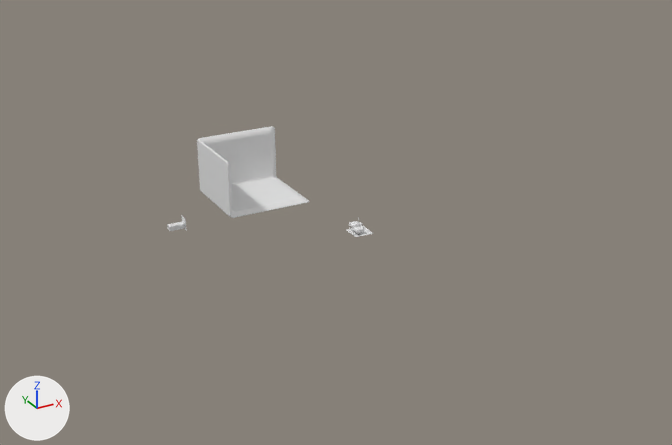
One commit to the Blender file Altynay/projbuild.blend: the scene before it, then after it.
Camera for both pictures: a 50 mm camera at (-334.0, -570.0, 297.0) aimed at (-38.0, -32.0, 28.0). Lighting does not change. The marker at lower left points along +X, +Y and +Z.
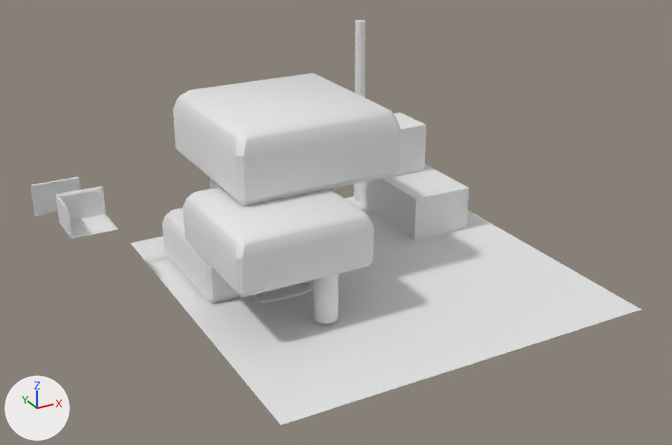
Location of each change, (x1, y1, x2, y2) in pixels of the pictures (672 x 445 px):
'Plane', moved, rescaled (1796% wider, 2200% taller): before (346, 228, 372, 237); after (131, 196, 642, 425)
'Plane.004', moved, rescaled (1800% wider, 1575% taller): before (349, 221, 360, 228); after (173, 73, 400, 206)
'Plane.003', moved, rescaled: before (352, 226, 364, 233); after (183, 187, 374, 298)
'Cube', moved, rescaled (44% narrower, 42% shorter): before (197, 126, 309, 218); after (56, 186, 118, 239)
'Cube.004', moved, rescaled (not visible before): after (357, 164, 469, 240)
'Plane.002', moved, rescaled: before (349, 228, 356, 233); after (162, 208, 240, 303)
'Cube.005', rescaled (not visible before): after (386, 112, 426, 178)
'Circle.001', rescaled (not visible before): after (313, 274, 338, 324)
'Cube.001', moved (not visible before): after (30, 177, 80, 216)
'Cylinder', rescaled (not visible before): after (354, 20, 366, 200)
'Plane.006', rescaled (not visible before): after (256, 283, 313, 303)
'esyk1', rescaled (not visible before): after (252, 281, 309, 299)

What changed in the scene script:
```text
Change ob_cube:
    ob_cube.location: (-92.5, 0.5, 65.3) -> (-194.2, 66.2, 30.7)
    ob_cube.scale: (1.17, 1.17, 1.17) -> (0.672, 0.672, 0.672)
Change ob_cube_001:
    ob_cube_001.location: (-86.3, -64.2, 63.8) -> (-198.6, 40.4, 18.6)
Change ob_plane:
    ob_plane.location: (0.0, 0.0, 0.0) -> (-6.9, -24.5, -24.2)
    ob_plane.scale: (7.88, 7.88, 7.88) -> (141.0, 141.0, 141.0)
Change ob_plane_002:
    ob_plane_002.location: (-2.7, 2.8, -0.6) -> (-82.4, 34.8, -24.2)
    ob_plane_002.scale: (3.35, 3.35, 4.46) -> (49.1, 49.1, 65.4)
Change ob_plane_003:
    ob_plane_003.location: (-2.7, -2.5, 2.0) -> (-86.2, -32.9, 14.2)
    ob_plane_003.scale: (3.35, 3.35, 4.46) -> (50.2, 50.2, 66.9)
Change ob_plane_004:
    ob_plane_004.location: (-2.7, 2.9, 4.2) -> (-49.6, 28.6, 54.8)
    ob_plane_004.scale: (3.35, 3.35, 4.46) -> (63.9, 63.9, 85.1)
Change ob_circle_001:
    ob_circle_001.scale: (0.45, 0.45, 0.45) -> (8.59, 8.59, 8.59)
Change ob_esyk1:
    ob_esyk1.scale: (1.0, 1.0, 1.0) -> (19.1, 19.1, 19.1)
Change ob_plane_006:
    ob_plane_006.scale: (1.14, 0.31, 1.15) -> (21.7, 5.91, 21.9)
Change ob_cube_004:
    ob_cube_004.location: (4.3, 4.4, 1.0) -> (84.2, 56.7, -6.8)
    ob_cube_004.scale: (1.37, -2.48, 1.0) -> (26.2, -47.3, 19.1)
Change ob_cube_005:
    ob_cube_005.scale: (1.1, 1.1, 1.1) -> (20.9, 20.9, 20.9)
Change ob_cylinder:
    ob_cylinder.scale: (0.228, 0.228, 4.25) -> (4.35, 4.35, 81.2)
```
